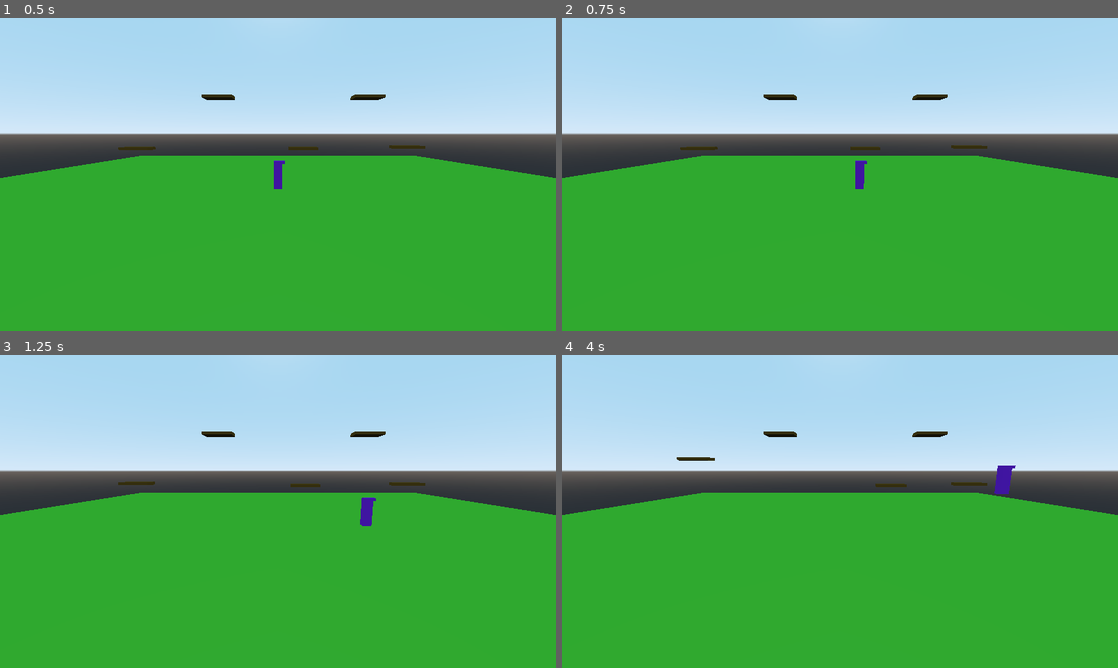
Above: before the commit, frames 1-4 (two rows, left to right).
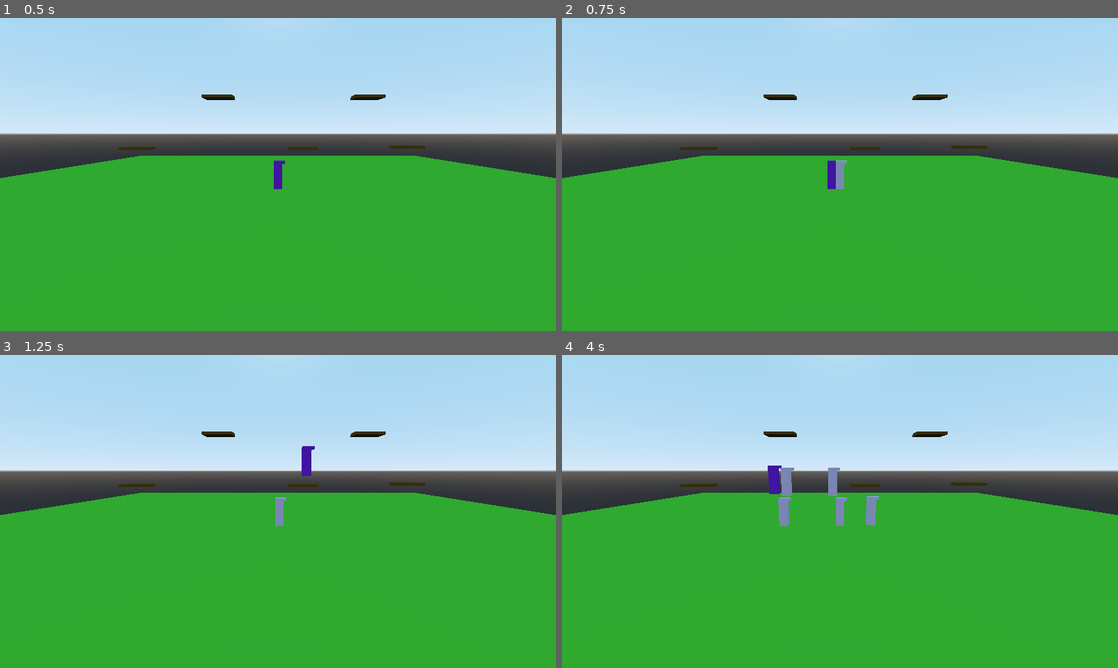
Above: after the commit, the same moments.

Repository: dsaltares/ludumdare-47
Game: Godot game, scene res://DavidPlayground.tscn
Two runs of this game, one before a commit and one after it. Both use one fixed random seed, a clock stepped at 60 frames per second and the inputs below.
Inputs:
- Up to frame 1 (0.5 s): no input
- Up to frame 2 (0.75 s): tap Enter at 0.5 s; hold D (move_right) from 0.53 s (still down); tap N (new_run, bound only after the commit) at 0.6 s
- Up to frame 3 (1.25 s): keep holding D (move_right); tap Space (jump) at 0.77 s
- Up to frame 4 (4 s): release D (move_right) at 1.28 s; hold A (move_left) 1.28-2.03 s; tap N (new_run, bound only after the commit) every 0.75 s from 1.35 to 3.6 s; tap Space (jump) at 1.52, 3.02, 3.77 s; hold D (move_right) 2.03-3.53 s; hold A (move_left) from 3.53 s (still down)

Frame 1 is identical in both runs. In frame 2, 0.4% of the frame differs, in the area x 47-55%, y 45-55%; in frame 3, 0.6%; in frame 4, 1.5%, in the area x 20-82%, y 32-55%.

Commit message:
add GhostManager and ghost system

Diff:
--- /dev/null
+++ b/game/DavidPlayground.gd
@@ -0,0 +1,22 @@
+extends Spatial
+
+onready var player := $Player
+onready var ghost_container := $Ghosts
+
+func _ready() -> void:
+	GhostManager.set_player(player)
+	var ghosts = GhostManager.instance_ghosts()
+	for ghost in ghosts:
+		ghost_container.add_child(ghost)
+
+func _process(delta: float) -> void:
+	if Input.is_action_just_pressed("quit"):
+		get_tree().quit()
+
+	if Input.is_action_just_pressed("restart"):
+		GhostManager.clear_runs()
+		var _ret = get_tree().reload_current_scene()
+
+	if Input.is_action_just_pressed("new_run"):
+		GhostManager.new_run()
+		var _ret = get_tree().reload_current_scene()
--- a/game/DavidPlayground.tscn
+++ b/game/DavidPlayground.tscn
@@ -1,11 +1,13 @@
-[gd_scene load_steps=5 format=2]
+[gd_scene load_steps=6 format=2]
 
 [ext_resource path="res://Player/Player.tscn" type="PackedScene" id=1]
 [ext_resource path="res://Environment/Ground.tscn" type="PackedScene" id=2]
 [ext_resource path="res://Environment/MovingPlatform.tscn" type="PackedScene" id=3]
 [ext_resource path="res://Environment/Platform.tscn" type="PackedScene" id=4]
+[ext_resource path="res://DavidPlayground.gd" type="Script" id=6]
 
 [node name="Root" type="Spatial"]
+script = ExtResource( 6 )
 
 [node name="Player" parent="." instance=ExtResource( 1 )]
 
@@ -32,3 +34,5 @@
 [node name="Camera" type="Camera" parent="."]
 transform = Transform( 1, 0, 0, 0, 0.983954, 0.178424, 0, -0.178424, 0.983954, 0, 3.90426, 15.9204 )
 current = true
+
+[node name="Ghosts" type="Spatial" parent="."]
--- /dev/null
+++ b/game/Ghosts/Ghost.gd
@@ -0,0 +1,33 @@
+extends KinematicBody
+class_name Ghost
+
+const GRAVITY = -10.0
+const ENVIRONMENT_LAYER = 1
+const GHOSTS_LAYER = 4
+
+var recording := Recording
+var current_frame := 0
+var velocity := Vector3.ZERO
+var snap_vec := Vector3.ZERO
+
+func init(_recording) -> void:
+	recording = _recording
+	global_transform = recording.transforms[0]
+
+func _physics_process(delta: float) -> void:
+	if current_frame < recording.transforms.size():
+		var transform : Transform = recording.transforms[current_frame]
+		global_transform = transform
+		current_frame += 1
+		return
+
+	collision_mask = ENVIRONMENT_LAYER + GHOSTS_LAYER
+
+	if is_on_floor():
+		velocity.y = -0.1
+		snap_vec = Vector3.DOWN
+	else:
+		velocity.y += GRAVITY * delta
+		snap_vec = Vector3.ZERO
+
+	velocity = move_and_slide_with_snap(velocity, snap_vec, Vector3.UP)
--- /dev/null
+++ b/game/Ghosts/Ghost.tres
@@ -0,0 +1,4 @@
+[gd_resource type="SpatialMaterial" format=2]
+
+[resource]
+albedo_color = Color( 0.909804, 0.835294, 1, 1 )
--- /dev/null
+++ b/game/Ghosts/Ghost.tscn
@@ -0,0 +1,25 @@
+[gd_scene load_steps=6 format=2]
+
+[ext_resource path="res://Player/PlayerCollisionShape.tres" type="Shape" id=1]
+[ext_resource path="res://Player/PlayerNose.tres" type="CubeMesh" id=2]
+[ext_resource path="res://Player/PlayerBody.tres" type="CubeMesh" id=3]
+[ext_resource path="res://Ghosts/Ghost.tres" type="Material" id=4]
+[ext_resource path="res://Ghosts/Ghost.gd" type="Script" id=5]
+
+[node name="Ghost" type="KinematicBody"]
+collision_layer = 4
+script = ExtResource( 5 )
+
+[node name="CollisionShape" type="CollisionShape" parent="."]
+transform = Transform( 1, 0, 0, 0, 1, 0, 0, 0, 1, 0, 1, 0 )
+shape = ExtResource( 1 )
+
+[node name="Body" type="MeshInstance" parent="."]
+transform = Transform( 1, 0, 0, 0, 1, 0, 0, 0, 1, 0, 1, 0 )
+mesh = ExtResource( 3 )
+material/0 = ExtResource( 4 )
+
+[node name="Nose" type="MeshInstance" parent="."]
+transform = Transform( 1, 0, 0, 0, 1, 0, 0, 0, 1, 0.4, 1.9, 0 )
+mesh = ExtResource( 2 )
+material/0 = ExtResource( 4 )
--- /dev/null
+++ b/game/Ghosts/GhostManager.gd
@@ -0,0 +1,33 @@
+extends Spatial
+
+onready var Ghost = preload("res://Ghosts/Ghost.tscn")
+
+export var player_path : NodePath
+export var recording_rate := 1
+export var max_ghosts := 5
+
+var player : Player
+var player_recording := Recording.new()
+var ghost_recordings := []
+
+func set_player(_player: Player) -> void:
+	player = _player
+
+func clear_runs() -> void:
+	player_recording = Recording.new()
+	ghost_recordings = []
+
+func new_run() -> void:
+	ghost_recordings.append(player_recording)
+	player_recording = Recording.new()
+
+func instance_ghosts() -> Array:
+	var ghosts = []
+	for recording in ghost_recordings:
+		var ghost = Ghost.instance()
+		ghost.init(recording)
+		ghosts.append(ghost)
+	return ghosts
+
+func _physics_process(delta: float) -> void:
+	player_recording.record(player.global_transform)
--- /dev/null
+++ b/game/Ghosts/GhostManager.tscn
@@ -0,0 +1,6 @@
+[gd_scene load_steps=2 format=2]
+
+[ext_resource path="res://Ghosts/GhostManager.gd" type="Script" id=1]
+
+[node name="GhostManager" type="Spatial"]
+script = ExtResource( 1 )
--- /dev/null
+++ b/game/Ghosts/Recording.gd
@@ -0,0 +1,6 @@
+class_name Recording
+
+var transforms = []
+
+func record(transform : Transform) -> void:
+	transforms.append(transform)
--- a/game/Player/Player.gd
+++ b/game/Player/Player.gd
@@ -1,4 +1,5 @@
 extends KinematicBody
+class_name Player
 
 const MAX_RUNNING_SPEED := 10.0
 const MAX_FALLING_SPEED := 20.0
@@ -10,7 +11,6 @@
 var move_dir := Vector3.ZERO
 var gravity := 0.0
 var velocity := Vector3.ZERO
-var dead := false
 var pressed_jump := false
 var snap_vec := Vector3.DOWN
 var was_grounded := false
@@ -19,15 +19,6 @@
 onready var coyote_timer := $CoyoteTimer
 
 func _process(_delta: float) -> void:
-	if Input.is_action_just_pressed("quit"):
-		get_tree().quit()
-
-	if Input.is_action_just_pressed("restart"):
-		var _ret = get_tree().reload_current_scene()
-
-	if dead:
-		return
-
 	move_dir = Vector3.ZERO
 	if Input.is_action_pressed("move_right"):
 		move_dir += Vector3.RIGHT
--- a/game/Player/Player.tscn
+++ b/game/Player/Player.tscn
@@ -2,31 +2,27 @@
 
 [ext_resource path="res://Player/Player.tres" type="Material" id=1]
 [ext_resource path="res://Player/Player.gd" type="Script" id=2]
-
-[sub_resource type="BoxShape" id=1]
-extents = Vector3( 0.3, 1, 0.3 )
-
-[sub_resource type="CubeMesh" id=2]
-size = Vector3( 0.6, 2, 0.6 )
-
-[sub_resource type="CubeMesh" id=3]
-size = Vector3( 0.2, 0.2, 0.6 )
+[ext_resource path="res://Player/PlayerNose.tres" type="CubeMesh" id=3]
+[ext_resource path="res://Player/PlayerBody.tres" type="CubeMesh" id=4]
+[ext_resource path="res://Player/PlayerCollisionShape.tres" type="Shape" id=5]
 
 [node name="Player" type="KinematicBody"]
+collision_layer = 2
+collision_mask = 5
 script = ExtResource( 2 )
 
 [node name="CollisionShape" type="CollisionShape" parent="."]
 transform = Transform( 1, 0, 0, 0, 1, 0, 0, 0, 1, 0, 1, 0 )
-shape = SubResource( 1 )
+shape = ExtResource( 5 )
 
 [node name="Body" type="MeshInstance" parent="."]
 transform = Transform( 1, 0, 0, 0, 1, 0, 0, 0, 1, 0, 1, 0 )
-mesh = SubResource( 2 )
+mesh = ExtResource( 4 )
 material/0 = ExtResource( 1 )
 
 [node name="Nose" type="MeshInstance" parent="."]
 transform = Transform( 1, 0, 0, 0, 1, 0, 0, 0, 1, 0.4, 1.9, 0 )
-mesh = SubResource( 3 )
+mesh = ExtResource( 3 )
 material/0 = ExtResource( 1 )
 
 [node name="CoyoteTimer" type="Timer" parent="."]
--- /dev/null
+++ b/game/Player/PlayerBody.tres
@@ -0,0 +1,4 @@
+[gd_resource type="CubeMesh" format=2]
+
+[resource]
+size = Vector3( 0.6, 2, 0.6 )
--- /dev/null
+++ b/game/Player/PlayerCollisionShape.tres
@@ -0,0 +1,4 @@
+[gd_resource type="BoxShape" format=2]
+
+[resource]
+extents = Vector3( 0.3, 1, 0.3 )
--- /dev/null
+++ b/game/Player/PlayerNose.tres
@@ -0,0 +1,4 @@
+[gd_resource type="CubeMesh" format=2]
+
+[resource]
+size = Vector3( 0.2, 0.2, 0.6 )
--- a/game/project.godot
+++ b/game/project.godot
@@ -8,9 +8,26 @@
 
 config_version=4
 
-_global_script_classes=[  ]
+_global_script_classes=[ {
+"base": "KinematicBody",
+"class": "Ghost",
+"language": "GDScript",
+"path": "res://Ghosts/Ghost.gd"
+}, {
+"base": "KinematicBody",
+"class": "Player",
+"language": "GDScript",
+"path": "res://Player/Player.gd"
+}, {
+"base": "Reference",
+"class": "Recording",
+"language": "GDScript",
+"path": "res://Ghosts/Recording.gd"
+} ]
 _global_script_class_icons={
-
+"Ghost": "",
+"Player": "",
+"Recording": ""
 }
 
 [application]
@@ -18,6 +35,10 @@
 config/name="Ludum Dare 47"
 run/main_scene="res://DavidPlayground.tscn"
 config/icon="res://icon.png"
+
+[autoload]
+
+GhostManager="*res://Ghosts/GhostManager.tscn"
 
 [display]
 
@@ -55,6 +76,17 @@
 "events": [ Object(InputEventKey,"resource_local_to_scene":false,"resource_name":"","device":0,"alt":false,"shift":false,"control":false,"meta":false,"command":false,"pressed":false,"scancode":16777217,"unicode":0,"echo":false,"script":null)
  ]
 }
+new_run={
+"deadzone": 0.5,
+"events": [ Object(InputEventKey,"resource_local_to_scene":false,"resource_name":"","device":0,"alt":false,"shift":false,"control":false,"meta":false,"command":false,"pressed":false,"scancode":78,"unicode":0,"echo":false,"script":null)
+ ]
+}
+
+[layer_names]
+
+3d_physics/layer_1="environment"
+3d_physics/layer_2="player"
+3d_physics/layer_3="ghosts"
 
 [rendering]
 
